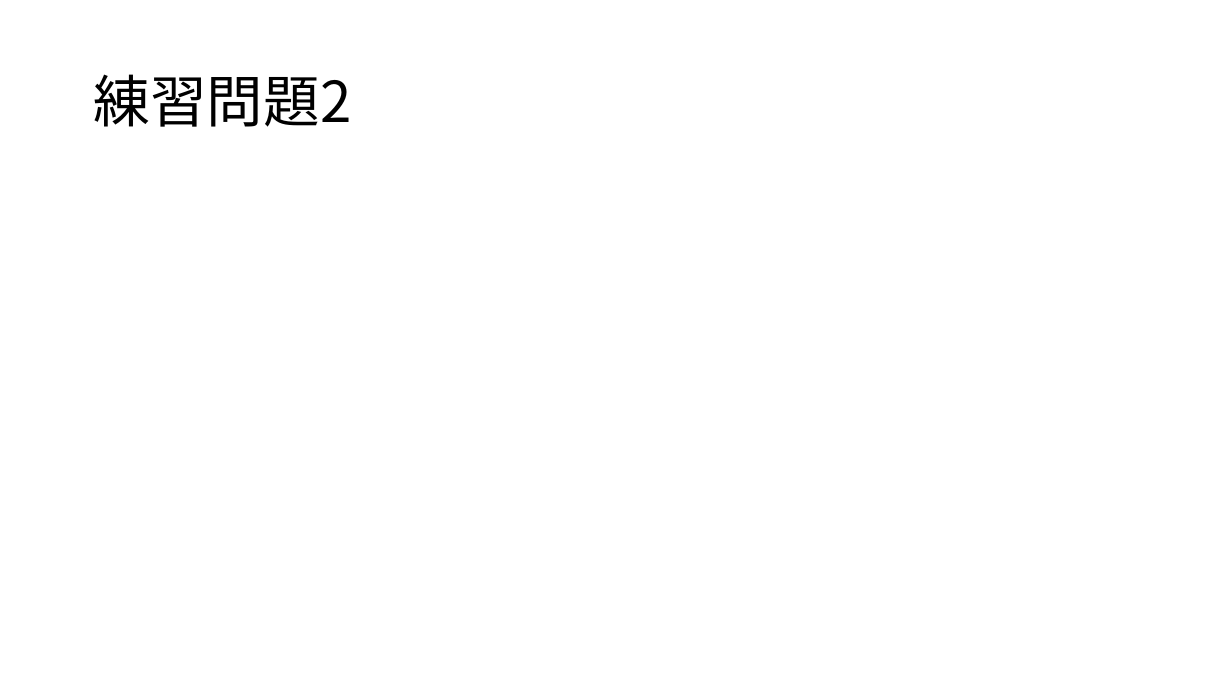
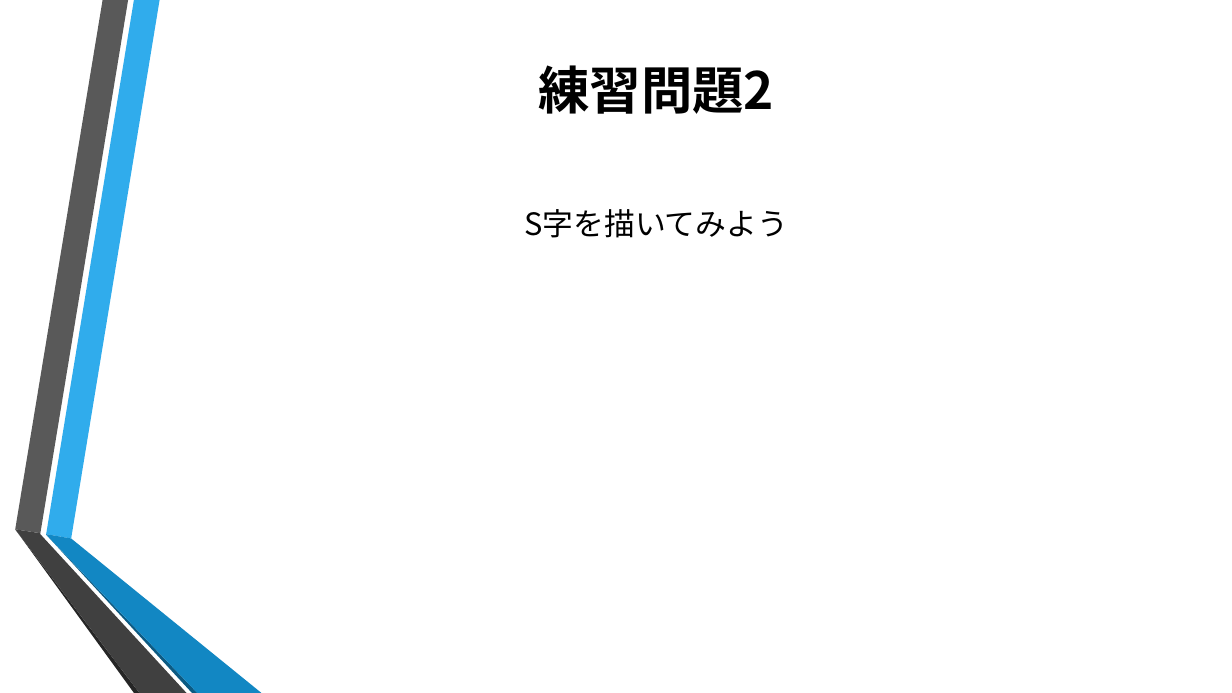
Before and after one commit to ColorSchemeSystem/1DaySummerIntern, a slide deck: slide 9 of 1day.pptx (slide 7 before the commit). Drawn at 1232x693 pixels with LibreOffice and Linux fonts; fonts in the diff are those of the drawing; background and template pictures are left out. Boxes give left, top, right and bottom in pixels: in the first picture for what was removed or moved away, otherwise in the second. Text is boxed around its words. In the diff, an @@ line names an element or a change of style, - is before the commit and + after.

```diff
--- a/1day.pptx
+++ b/1day.pptx
@@ title "練習問題2": place and size @@
-title "練習問題2" at (94,74,351,127)
+title "練習問題2" at (538,65,773,114)
@@ title "練習問題2" at (538,65,773,114): size 44 to 40 pt, bold on; alignment left to centre; line spacing 0.9 to 1 @@
@@ text added at (524,209,788,238), 24 pt, text #000000 @@
+S字を描いてみよう
@@ group added at (15,0,262,693): 6 freeform shapes @@
```
Also in this commit, not shown: 9 other slides changed, 10 slides added, 3 slides removed.
